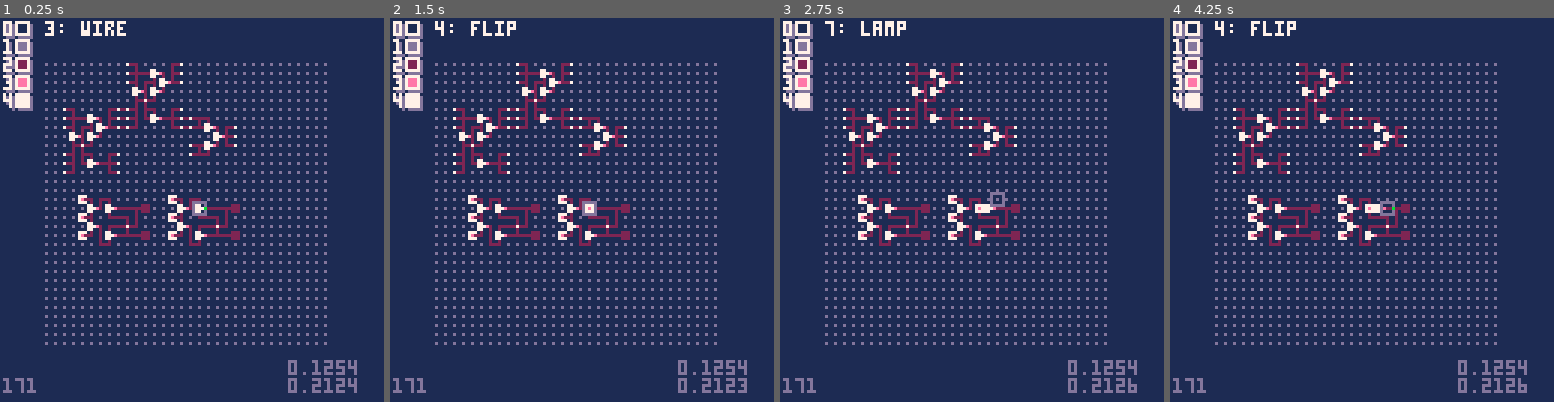
Above: before the commit, frames 1-4 (left to right).
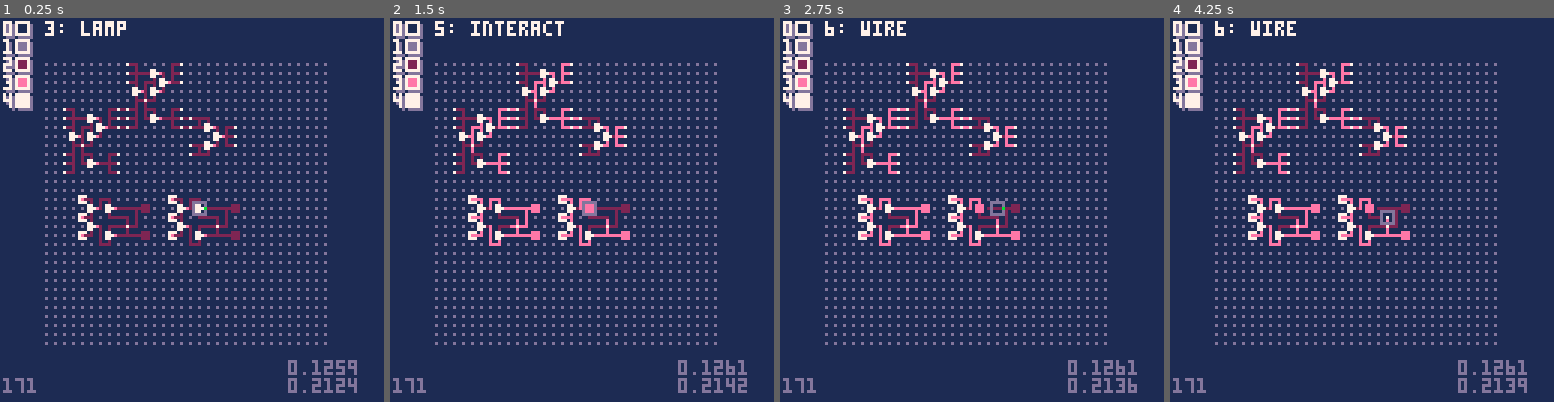
Above: after the commit, the same moments.

Repository: SestrenExsis/NANDGate
Game: PICO-8 cartridge nandgate.p8
The game is run twice, just before and just after one commit, with the same random seed, the same clock (stepped at 60 frames per second) and the same inputs.
Inputs:
- Up to frame 1 (0.25 s): no input
- Up to frame 2 (1.5 s): tap X (X key) at 0.33, 1.07 s; tap O (Z key) at 0.7 s
- Up to frame 3 (2.75 s): hold Right 1.6-2.1 s; tap O (Z key) at 1.7, 2.1, 2.5 s; tap X (X key) at 1.85 s; hold Up 2.15-2.42 s; hold Right from 2.47 s (still down)
- Up to frame 4 (4.25 s): tap O (Z key) every 0.4 s from 2.9 to 4.1 s; tap X (X key) at 2.97, 4.08 s; release Right at 3.03 s; hold Left 3.08-3.58 s; hold Down 3.63-3.97 s; hold Right from 4.02 s (still down)

The runs differ from the first frame. In frame 1, 0.1% of the frame differs, in the area x 21-93%, y 0-90%; in frame 2, 2.1%; in frame 3, 2.1%; in frame 4, 2.2%, in the area x 11-93%, y 0-98%.

Commit message:
Use arrow keys to select tools

Diff:
--- a/nandgate.p8
+++ b/nandgate.p8
@@ -398,12 +398,14 @@
 	printh("",_cart,true)
 	_tools={
 		"delete",
+		"feed",
+		"lamp",
+		"flip",
 		"interact",
 		"wire",
-		"flip",
+		"-",
 		"nand",
-		"feed",
-		"lamp",
+		"-"
 		}
 	_tool=3
 	_g=grid:new(32,32)
@@ -546,18 +548,36 @@
 	-- input
 	local lgx=_g.x
 	local lgy=_g.y
-	if btnp(⬅️) then
-		_g:move(4,1)
-	elseif btnp(➡️) then
-		_g:move(6,1)
-	end
-	if btnp(⬆️) then
-		_g:move(8,1)
-	elseif btnp(⬇️) then
-		_g:move(2,1)
-	end
-	if btnp(🅾️) then
-		_tool=1+(_tool)%#_tools
+	if btn(🅾️) then
+		local lf=btn(⬅️)
+		local rt=btn(➡️)
+		local up=btn(⬆️)
+		local dn=btn(⬇️)
+		if lf and not rt then
+			_tool=1
+		elseif rt and not lf then
+			_tool=3
+		else
+			_tool=2
+		end
+		if dn and not up then
+			_tool+=0
+		elseif up and not dn then
+			_tool+=6
+		else
+			_tool+=3
+		end
+	else
+		if btnp(⬅️) then
+			_g:move(4,1)
+		elseif btnp(➡️) then
+			_g:move(6,1)
+		end
+		if btnp(⬆️) then
+			_g:move(8,1)
+		elseif btnp(⬇️) then
+			_g:move(2,1)
+		end
 	end
 	local tool=_tools[_tool]
 	local lidx=_g:idxof(lgx,lgy)
